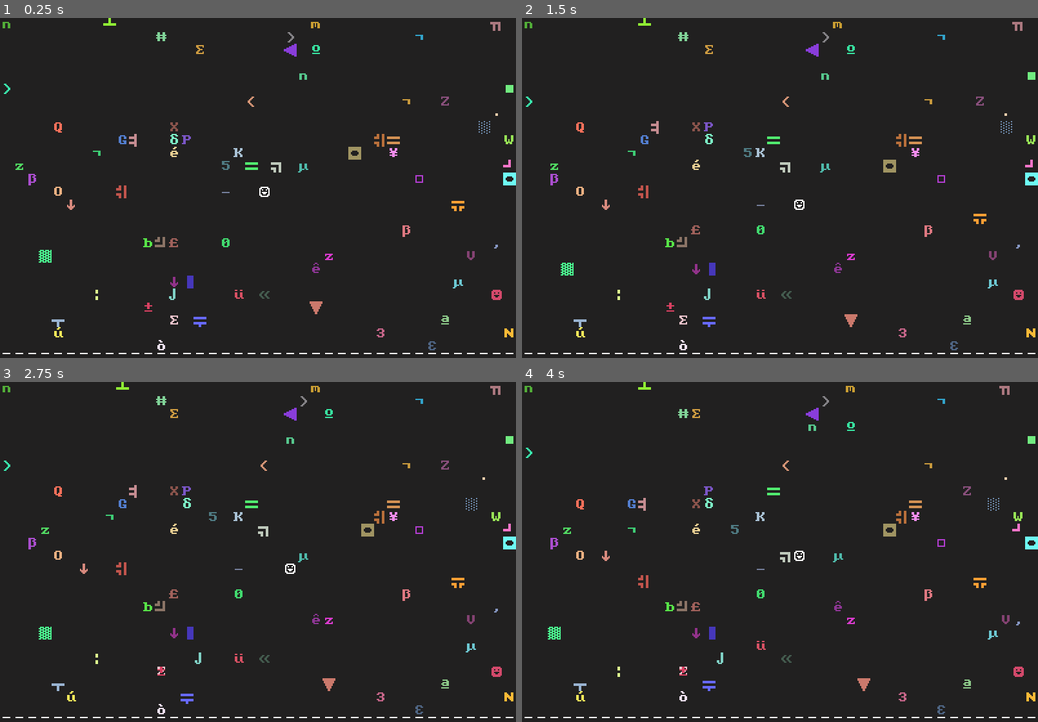
Above: before the commit, frames 1-4 (two rows, left to right).
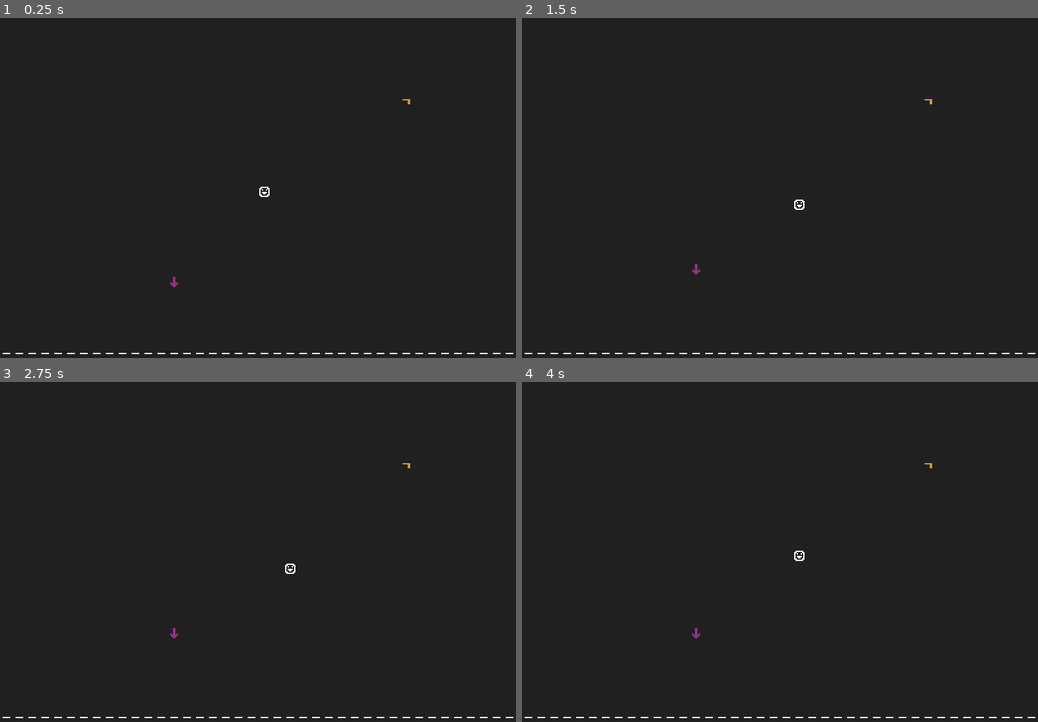
Above: after the commit, the same moments.

Repository: jameynakama/dontfindthekitty-gd
Game: Godot game, scene res://Main.tscn
Two runs of this game, one before a commit and one after it. Both use one fixed random seed, a clock stepped at 60 frames per second and the inputs below.
Inputs:
- Up to frame 1 (0.25 s): no input
- Up to frame 2 (1.5 s): hold Right (move_right) 0.53-1.28 s; hold Down (move_down) from 1.28 s (still down)
- Up to frame 3 (2.75 s): release Down (move_down) at 2.03 s; hold Right (move_right) from 2.03 s (still down)
- Up to frame 4 (4 s): release Right (move_right) at 2.78 s; hold Up (move_up) 2.78-3.53 s; hold Left (move_left) from 3.53 s (still down)

The runs differ from the first frame. In frame 1, 2.1% of the frame differs, in the area x 0-100%, y 0-98%; in frame 2, 2.1%; in frame 3, 2.1%; in frame 4, 2.1%.

Commit message:
Reset game if kitty is found

Diff:
--- a/Creature.gd
+++ b/Creature.gd
@@ -59,4 +59,7 @@
             "Caught %s %s" % [adjective, type],
             get_node("/root/Main/PlayArea")
         )
+        if type == "kitty":
+            print("game over")
+            get_tree().reload_current_scene()
         queue_free()
--- a/Main.gd
+++ b/Main.gd
@@ -3,7 +3,7 @@
 
 export(PackedScene) var creature_scene
 
-const NUM_CREATURES = 75
+const NUM_CREATURES = 2
 
 
 func _ready():
@@ -28,6 +28,8 @@
                 creature.set_initial_position(pos)
                 $PlayArea.add_child(creature)
                 break
+        var kitty = get_node("PlayArea/Creature")
+        kitty.type = "kitty"
 
 
 func get_random_position():
